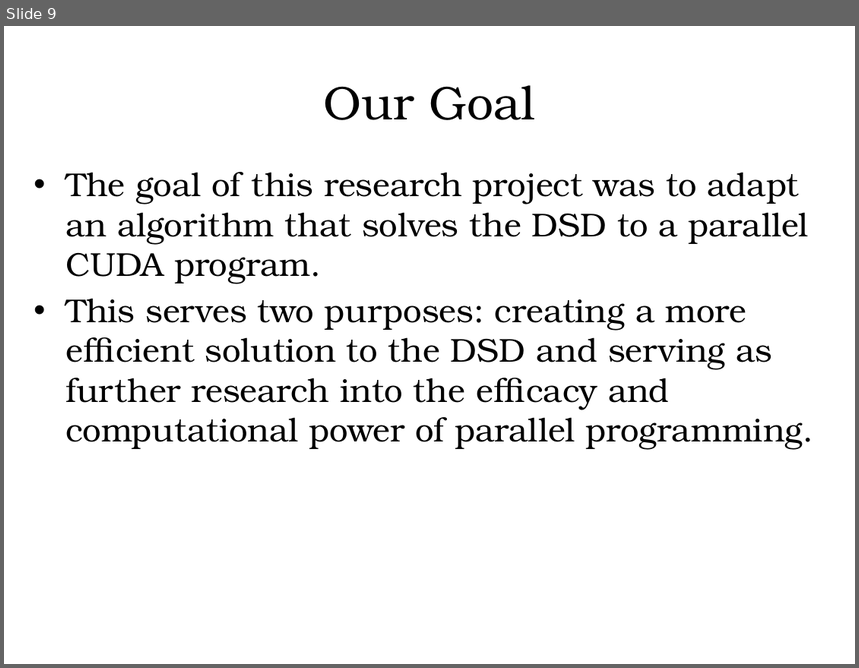
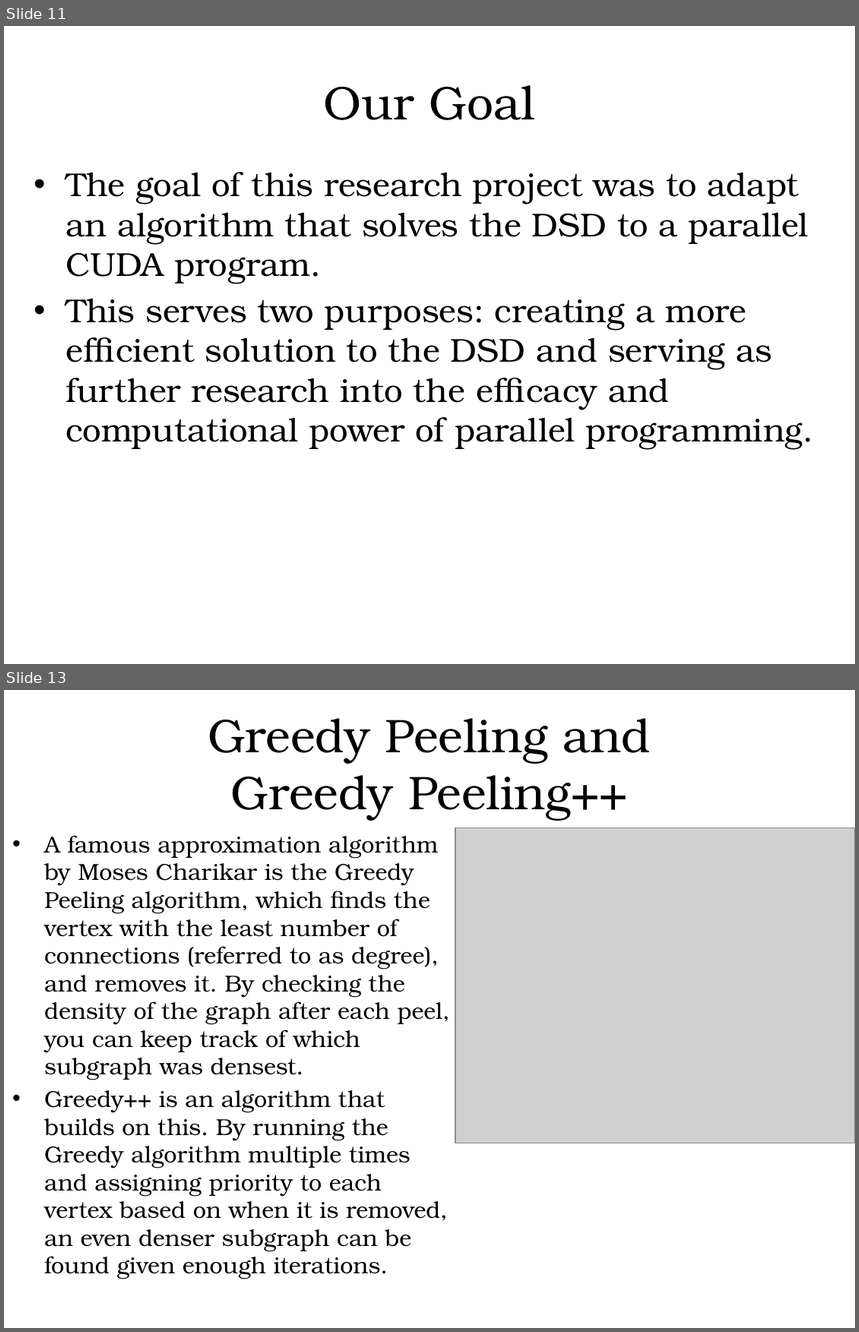
Before and after one commit to hgareau/DensestSubgraphDiscovery, a slide deck: Thesis Defense Presentation.pptx. Shown one above the other, each under a label of ours: slide 9 before the commit, slides 11 and 13 after it; the slides between them are not shown. The pictures are 859x668 and 859x1332 pixels, drawn with LibreOffice and Linux fonts; fonts in the diff are those of the drawing; grey boxes stand for pictures; background and template pictures are left out. Boxes give left, top, right and bottom in pixels: in the first picture for what was removed or moved away, otherwise in the second. Text is boxed around its words. In the diff, an @@ line names an element or a change of style, - is before the commit and + after.

```diff
--- a/Thesis Defense Presentation.pptx
+++ b/Thesis Defense Presentation.pptx
@@ slide 13 added at [4,690,855,1328], background #FFFFFF @@
@@ text added at [208,718,652,821], 40 pt, text #000000 @@
+Greedy Peeling and Greedy Peeling++
@@ text added at [44,835,450,1280], 19.6 pt, text #000000 @@
+• A famous approximation algorithm by Moses Charikar is the Greedy Peeling algorithm, which finds the vertex with the least number of connections (referred to as degree), and removes it. By checking the density of the graph after each peel, you can keep track of which subgraph was densest.
+• Greedy++ is an algorithm that builds on this. By running the Greedy algorithm multiple times and assigning priority to each vertex based on when it is removed, an even denser subgraph can be found given enough iterations.
@@ picture added at [455,828,855,1144] @@
@@ what was slide 9 is now slide 11 @@
```
Also in this commit, not shown: 3 slides changed, 11 other slides added.
